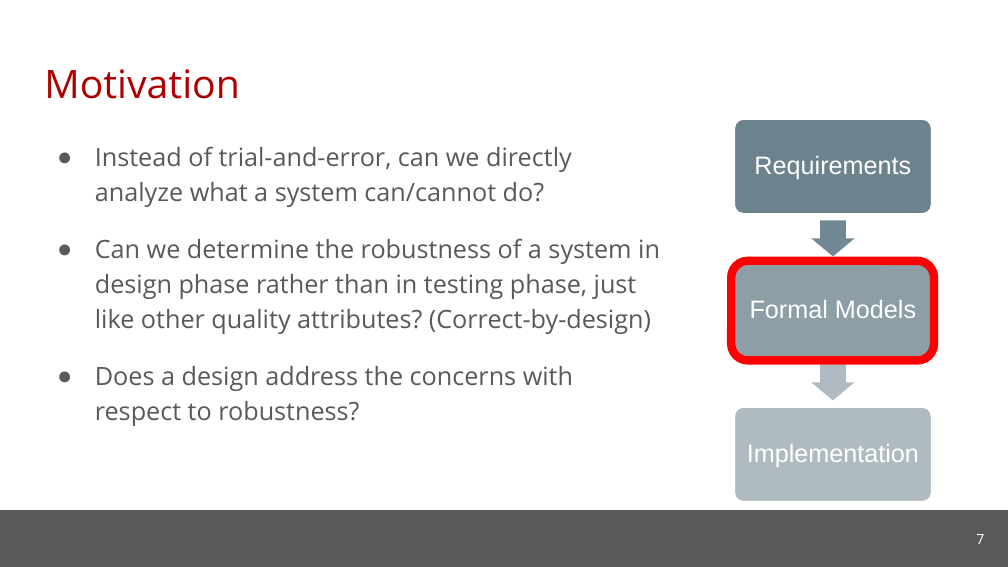
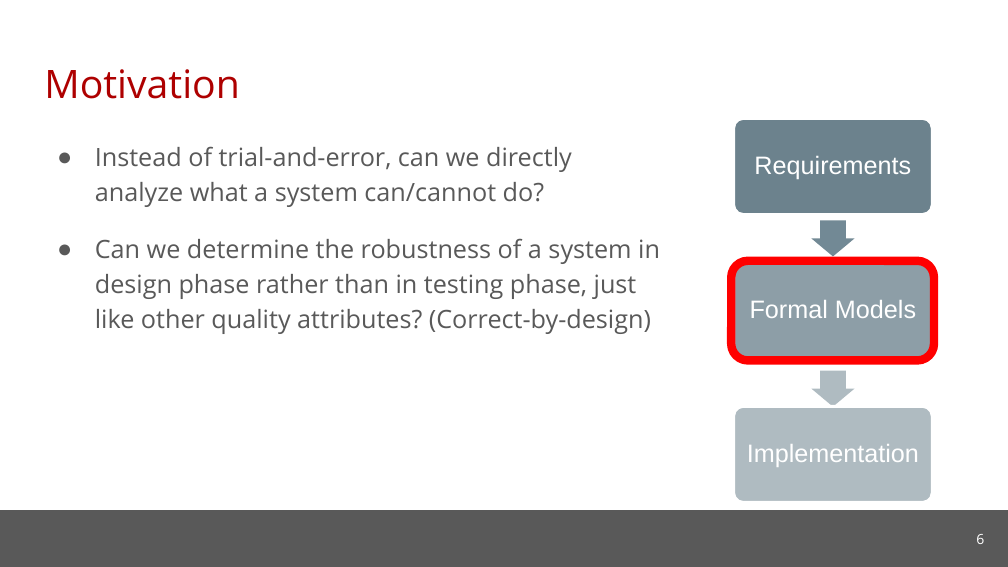
Before and after one commit to cmu-soda/Robustness, a slide deck: slide 6 of Robustness-SSSG.pptx (slide 7 before the commit). Drawn at 1008x567 pixels with LibreOffice and Linux fonts; fonts in the diff are those of the drawing; background and template pictures are left out. Boxes give left, top, right and bottom in pixels: in the first picture for what was removed or moved away, otherwise in the second. Text is boxed around its words. In the diff, an @@ line names an element or a change of style, - is before the commit and + after.

```diff
--- a/Robustness-SSSG.pptx
+++ b/Robustness-SSSG.pptx
@@ text at <box>95,366,573,426</box>: paragraph removed @@
-● Does a design address the concerns with respect to robustness?
@@ right arrow: place and size @@
-right arrow at <box>811,364,854,401</box>
+right arrow at <box>811,370,854,407</box>
@@ page number at <box>976,534,984,544</box>: text changed @@
-7
+6
```
Also in this commit, not shown: 18 other slides changed, 9 slides added, 13 slides removed.
